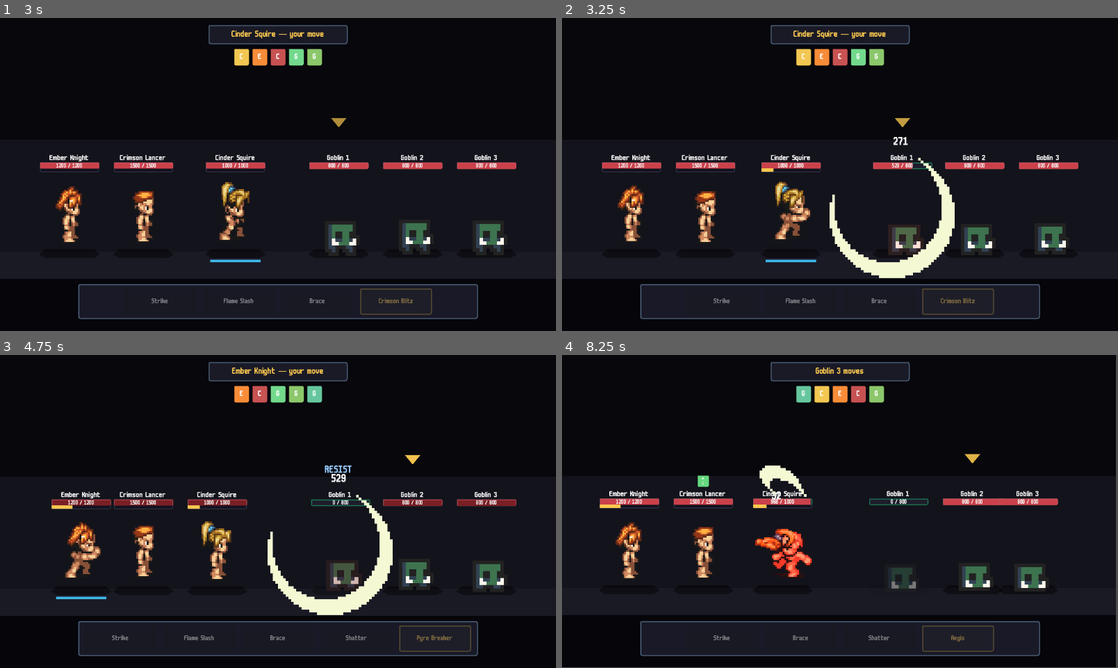
Above: before the commit, frames 1-4 (two rows, left to right).
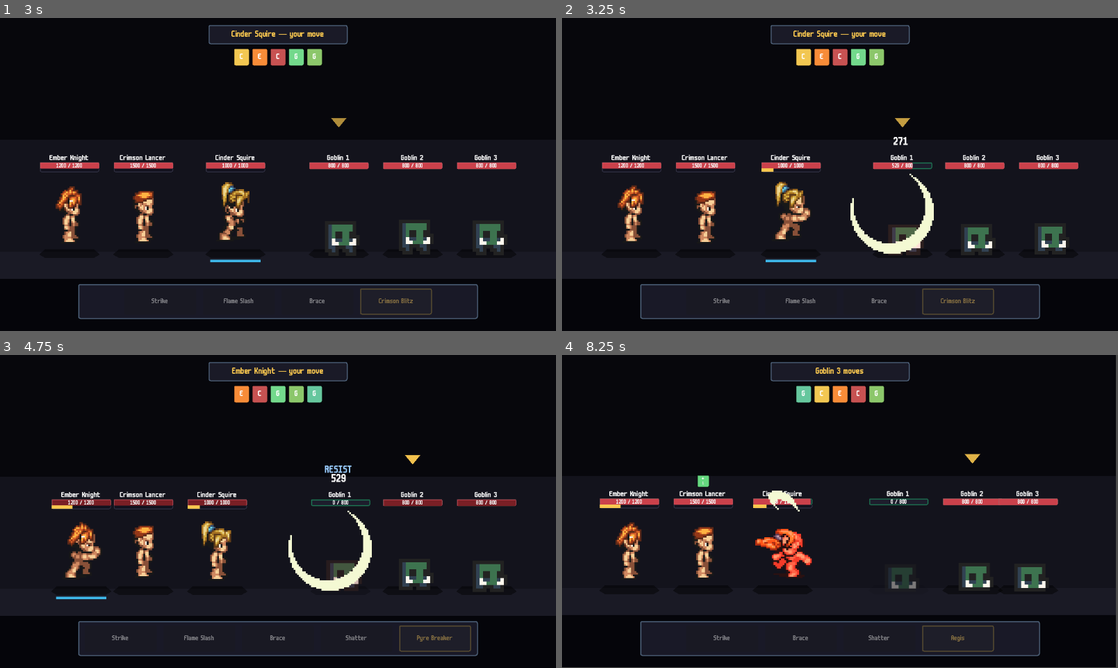
Above: after the commit, the same moments.

Repository: joppe2001/Vaelthorn
Game: Godot game, scene res://scenes/title/title.tscn
Two runs of this game, one before a commit and one after it. Both use one fixed random seed, a clock stepped at 60 frames per second and the inputs below.
Inputs (mouse positions are in pixels of both pictures, inside the frame that each line leads up to):
- Up to frame 1 (3 s): tap Enter at 0.5 s; move the mouse to (400, 158) at 0.52 s; click (400, 158) at 0.67 s; click "Enter Battle" at 1.25 s; click "Start Battle" at 2 s; click "Strike" at 2.75 s
- Up to frame 2 (3.25 s): no input
- Up to frame 3 (4.75 s): move the mouse to (66, 542) at 3.52 s; click (66, 542) at 3.67 s; click "Flame Slash" at 4.25 s
- Up to frame 4 (8.25 s): move the mouse to (706, 542) at 5.02 s; click (706, 542) at 5.17 s; click "Brace" at 5.75 s; move the mouse to (778, 542) at 6.52 s; click (778, 542) at 6.67 s; move the mouse to (901, 542) at 7.27 s; click (901, 542) at 7.42 s; move the mouse to (973, 542) at 8.02 s; click (973, 542) at 8.17 s

Frame 1 is identical in both runs. In frame 2, 2.5% of the frame differs, in the area x 48-71%, y 44-84%; in frame 3, 2.5%; in frame 4, 0.5%.

Commit message:
fix: slash effect was bigger than the heroes — scale 6 -> 4
Source slash texture at 64x64 * scale 6 = 384x384 was visibly larger
than the 4x-scaled Mana Seed characters. Scale 4 keeps the arc roughly
target-body-sized which reads as 'sword cut across this enemy' instead
of 'massive explosion centered on this enemy.'

Diff:
--- a/scenes/battle/slash_effect.tscn
+++ b/scenes/battle/slash_effect.tscn
@@ -45,5 +45,5 @@
 [node name="SlashAnim" type="AnimatedSprite2D" parent="."]
 sprite_frames = SubResource("SpriteFrames_slash")
 animation = &"slash"
-scale = Vector2(6, 6)
+scale = Vector2(4, 4)
 modulate = Color(1, 1, 0.85, 1)
